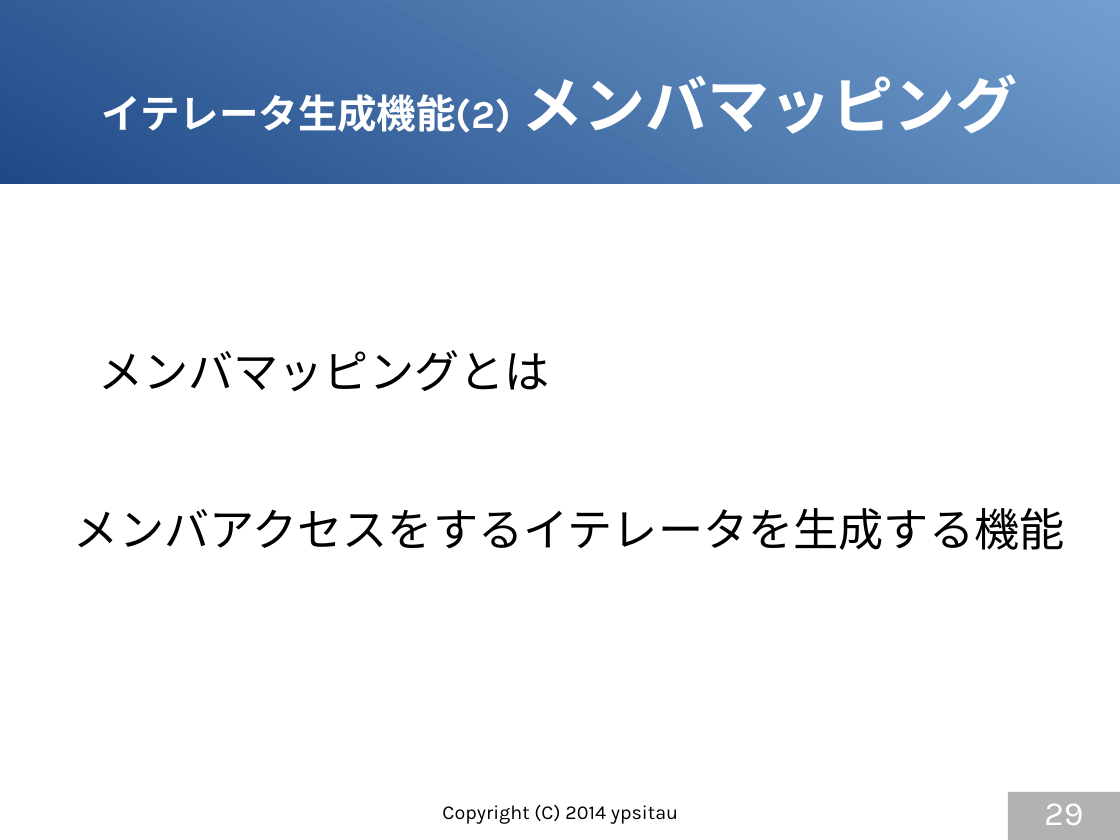
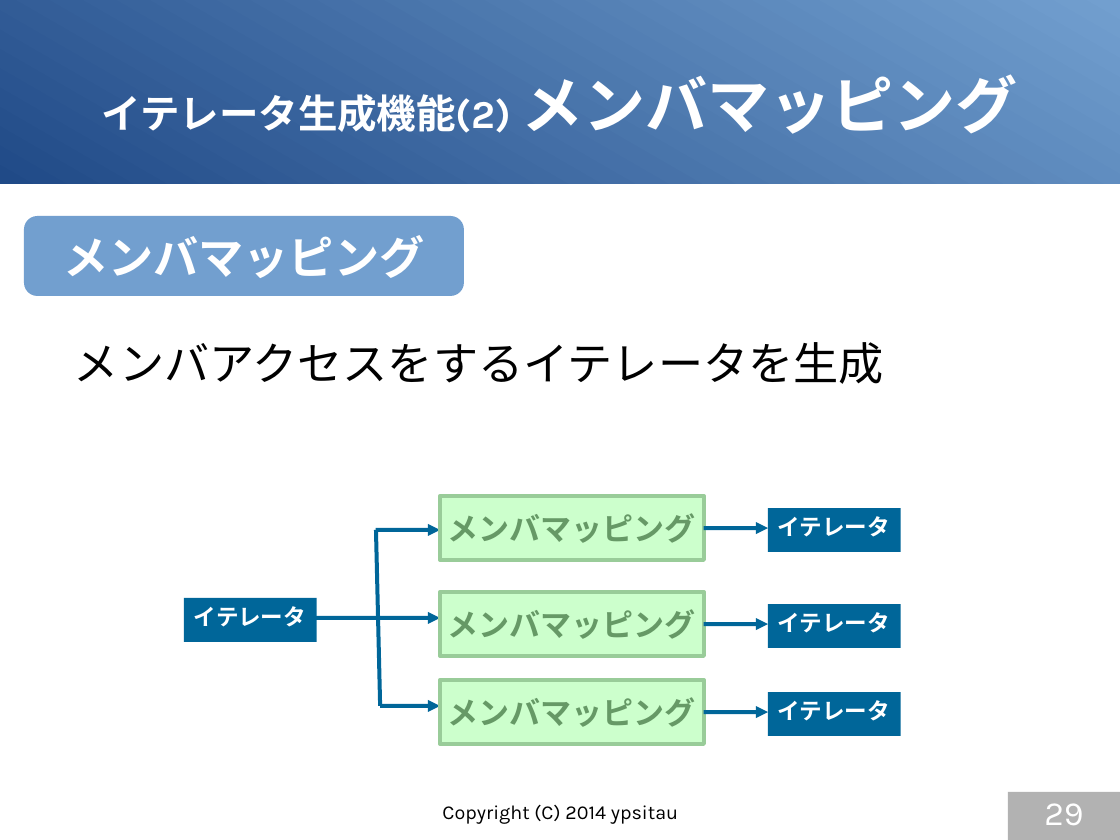
Before and after one commit to gura-lang/gura-doc, a slide deck: slide 29 of presentation/gura-introduction.odp. Drawn at 1120x840 pixels with LibreOffice and Linux fonts; fonts in the diff are those of the drawing. Boxes give left, top, right and bottom in pixels: in the first picture for what was removed or moved away, otherwise in the second. Text is boxed around its words. In the diff, an @@ line names an element or a change of style, - is before the commit and + after.

```diff
--- a/presentation/gura-introduction.odp
+++ b/presentation/gura-introduction.odp
@@ rounded rectangle "メンバマッピング": place and size @@
-rounded rectangle "メンバマッピング" at bbox=[98, 350, 550, 392]
+rounded rectangle "メンバマッピング" at bbox=[24, 216, 464, 297]
@@ rounded rectangle "メンバマッピング" at bbox=[24, 216, 464, 297]: vertical alignment top to middle; fill none to #729FCF @@
@@ text in rounded rectangle at bbox=[63, 235, 424, 278]: text changed; text colour #000000 to #FFFFFF; bold on @@
-メンバマッピングとは
+メンバマッピング
@@ text at bbox=[74, 342, 884, 384]: text changed @@
-メンバアクセスをするイテレータを生成する機能
+メンバアクセスをするイテレータを生成
@@ rectangle added at bbox=[440, 496, 704, 560], fill #CCFFCC, outline #99CC99 2.83 pt, 22 pt, text #669966, bold @@
+メンバマッピング
@@ rectangle added at bbox=[768, 508, 901, 552], fill #006699, 16 pt, text #FFFFFF, bold @@
+イテレータ
@@ arrow added from (376, 530) to (440, 530), #006699 2.83 pt @@
@@ line added from (376, 530) to (380, 706), #006699 2.83 pt @@
@@ arrow added from (704, 528) to (768, 528), #006699 2.83 pt @@
@@ rectangle added at bbox=[184, 599, 317, 642], fill #006699, 16 pt, text #FFFFFF, bold @@
+イテレータ
@@ rectangle added at bbox=[440, 593, 704, 657], fill #CCFFCC, outline #99CC99 2.83 pt, 22 pt, text #669966, bold @@
+メンバマッピング
@@ arrow added from (312, 618) to (440, 618), #006699 2.83 pt @@
@@ arrow added from (704, 624) to (768, 624), #006699 2.83 pt @@
@@ rectangle added at bbox=[768, 605, 901, 648], fill #006699, 16 pt, text #FFFFFF, bold @@
+イテレータ
@@ rectangle added at bbox=[440, 680, 704, 744], fill #CCFFCC, outline #99CC99 2.83 pt, 22 pt, text #669966, bold @@
+メンバマッピング
@@ arrow added from (380, 706) to (440, 706), #006699 2.83 pt @@
@@ arrow added from (704, 712) to (768, 712), #006699 2.83 pt @@
@@ rectangle added at bbox=[768, 692, 901, 736], fill #006699, 16 pt, text #FFFFFF, bold @@
+イテレータ
```
Also in this commit, not shown: 10 other slides changed, 1 slide added.
